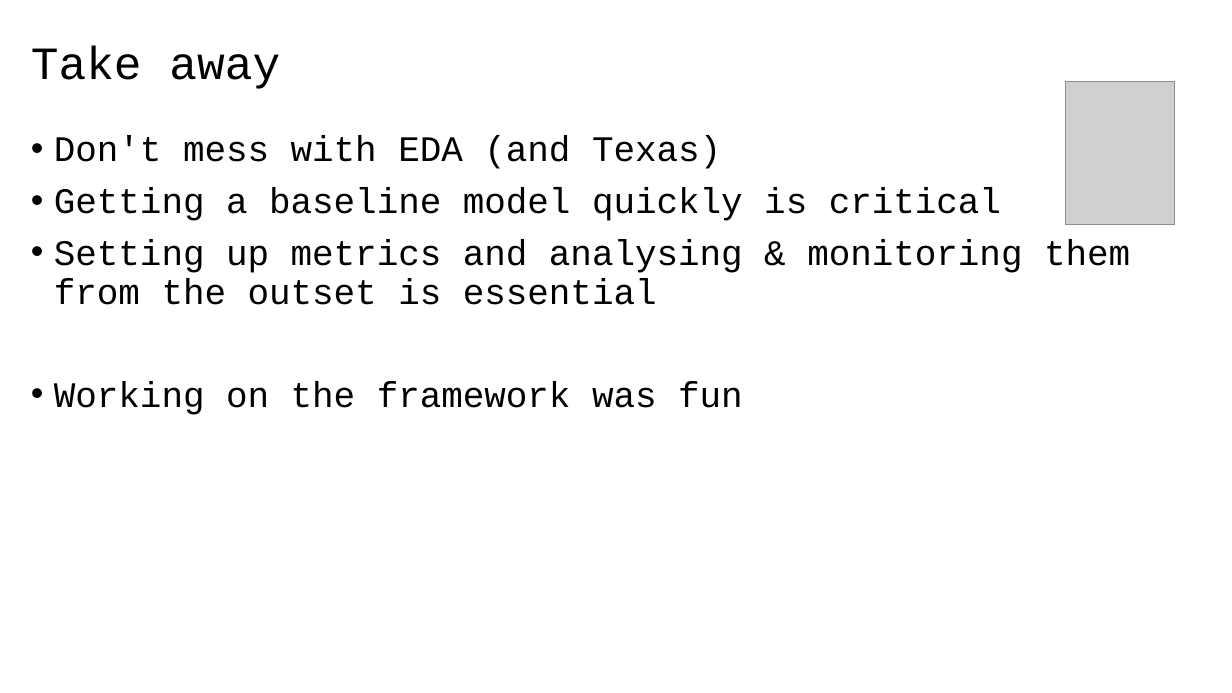
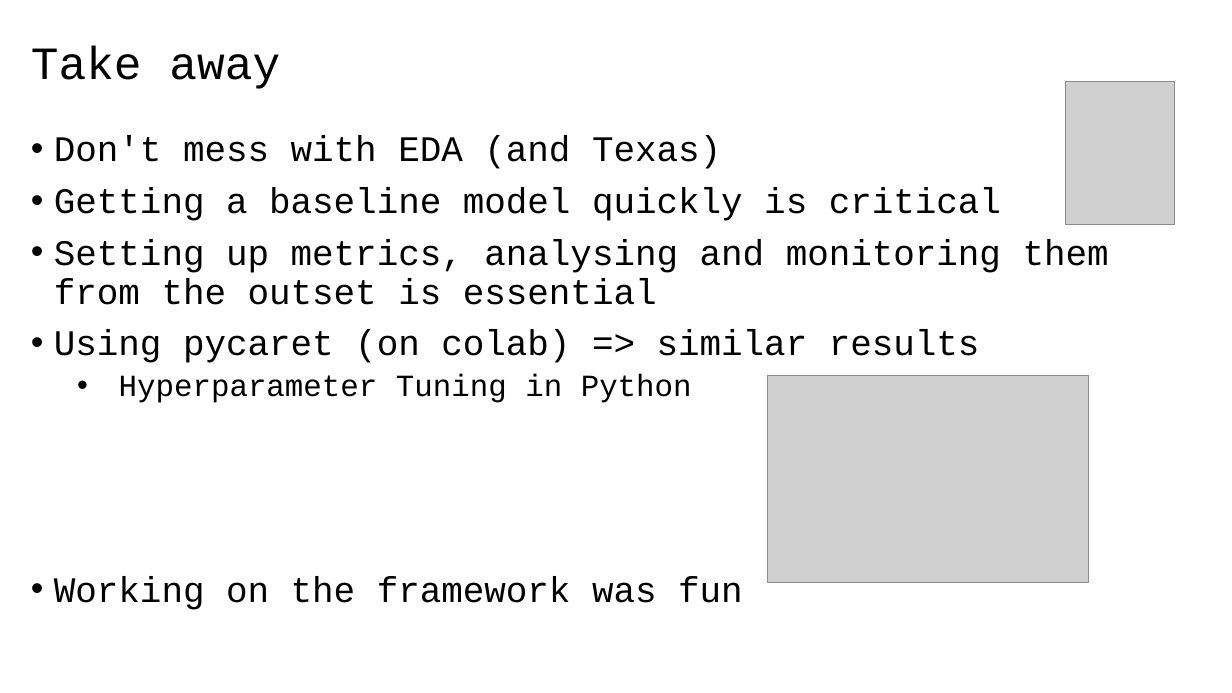
Before and after one commit to 40tude/02_Data-Science_Fullstack_march_2024, a slide deck: slide 9 of 05_supervised_ML/99_Project_Conversion_rate_challenge/01_conversion_rate_challenge.pptx. Drawn at 1232x693 pixels with LibreOffice and Linux fonts; fonts in the diff are those of the drawing; grey boxes stand for pictures. Boxes give left, top, right and bottom in pixels: in the first picture for what was removed or moved away, otherwise in the second. Text is boxed around its words. In the diff, an @@ line names an element or a change of style, - is before the commit and + after.

Commit message:
Review Uber + add Colab picture in conv rate slides

```diff
--- a/05_supervised_ML/99_Project_Conversion_rate_challenge/01_conversion_rate_challenge.pptx
+++ b/05_supervised_ML/99_Project_Conversion_rate_challenge/01_conversion_rate_challenge.pptx
@@ text at (54,239,1109,403): text changed @@
-• Setting up metrics and analysing & monitoring them from the outset is essential
+• Setting up metrics, analysing and monitoring them from the outset is essential
+• Using pycaret (on colab) => similar results
+  • Hyperparameter Tuning in Python
@@ picture added at (768,375,1089,582) @@
```
Also in this commit, not shown: 1 other slide changed, 1 other file.
